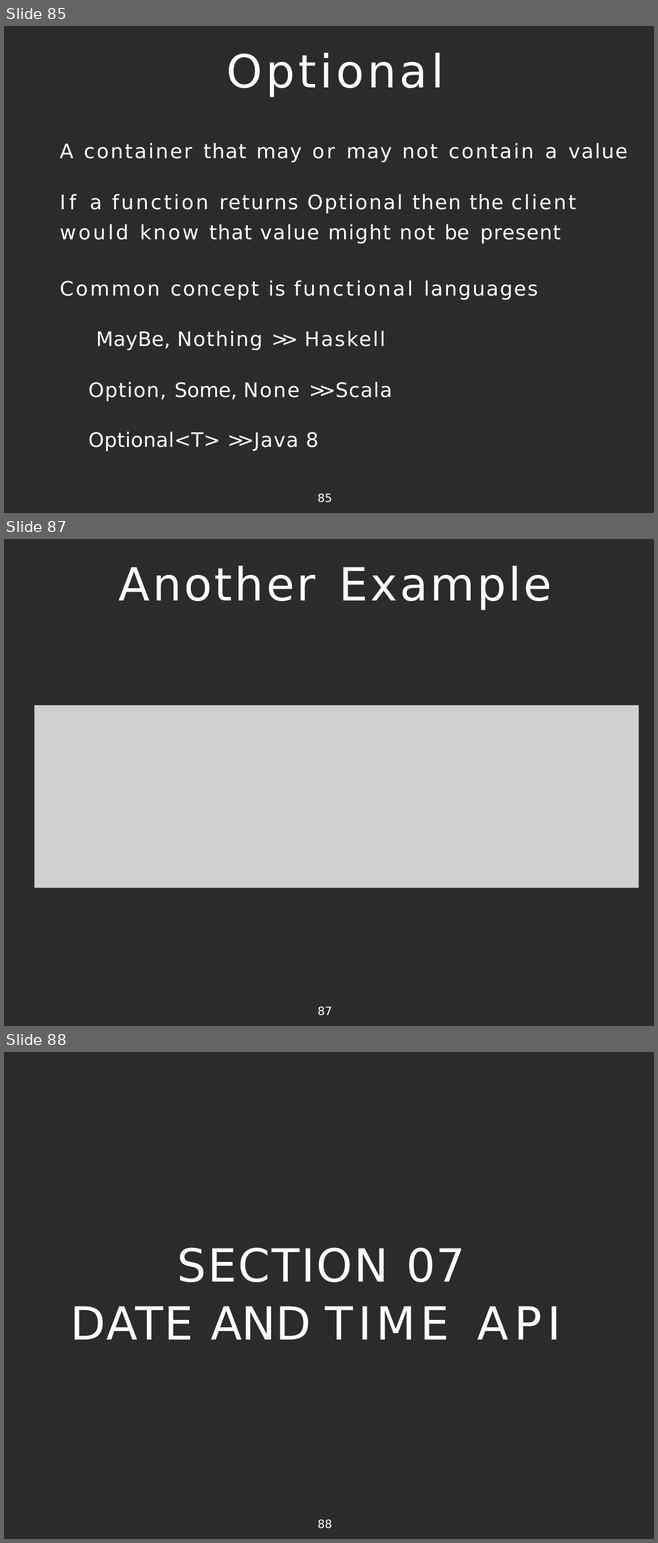
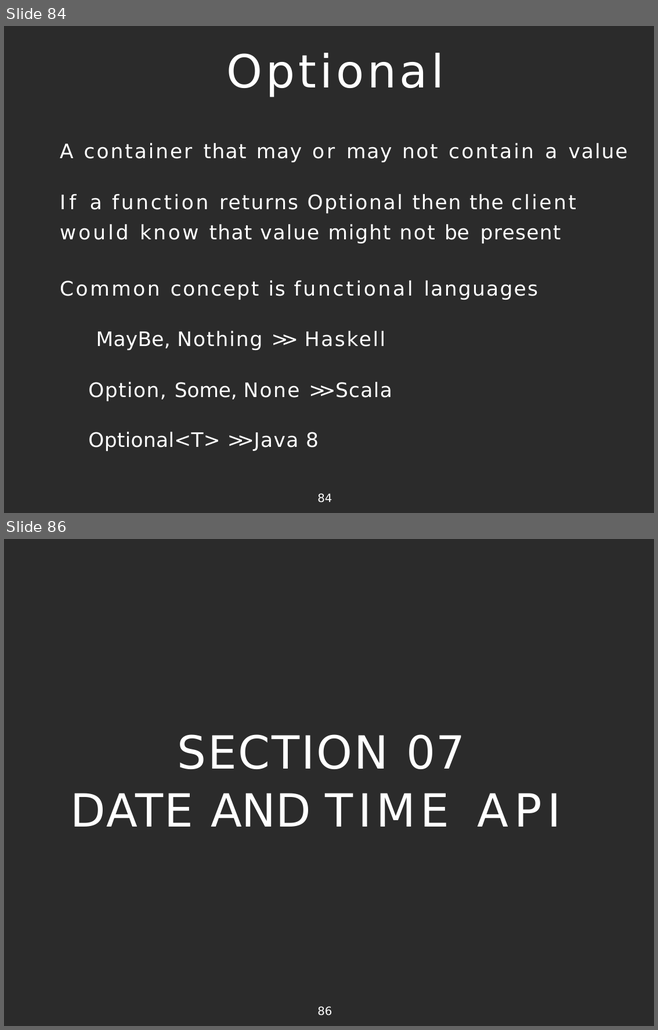
Before and after one commit to vilasvarghese/JavaFullStack, a slide deck: java8/java8-examples/Project1/java8-slides.pptx. Shown one above the other, each under a label of ours: slides 85, 87 and 88 before the commit, slides 84 and 86 after it; the slides between them are not shown. The pictures are 658x1543 and 658x1030 pixels, drawn with LibreOffice and Linux fonts; fonts in the diff are those of the drawing; grey boxes stand for pictures; background and template pictures are left out; a plain dark background stands for a picture behind light text. Boxes give left, top, right and bottom in pixels: in the first picture for what was removed or moved away, otherwise in the second. Text is boxed around its words. In the diff, an @@ line names an element or a change of style, - is before the commit and + after.

```diff
--- a/java8/java8-examples/Project1/java8-slides.pptx
+++ b/java8/java8-examples/Project1/java8-slides.pptx
@@ slide 87 removed at [4,539,654,1026], background picture (left out) @@
@@ title removed at [119,566,552,610] @@
-Another Example
@@ picture removed at [35,705,639,888] @@
@@ page number removed at [317,1006,332,1016] @@
-87
@@ what was slide 85 is now slide 84 @@
@@ page number at [317,493,332,503]: text changed @@
-85
+84
@@ what was slide 88 is now slide 86 @@
@@ page number at [317,1006,332,1016]: text changed @@
-88
+86
```
Also in this commit, not shown: 4 slides changed, 1 other slide removed, 23 other files.
